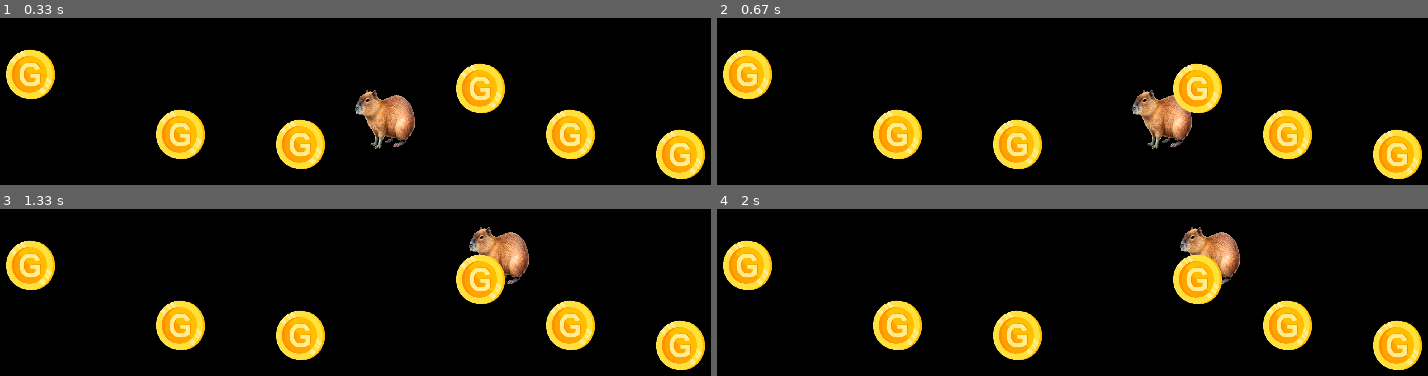
Above: before the commit, frames 1-4 (two rows, left to right).
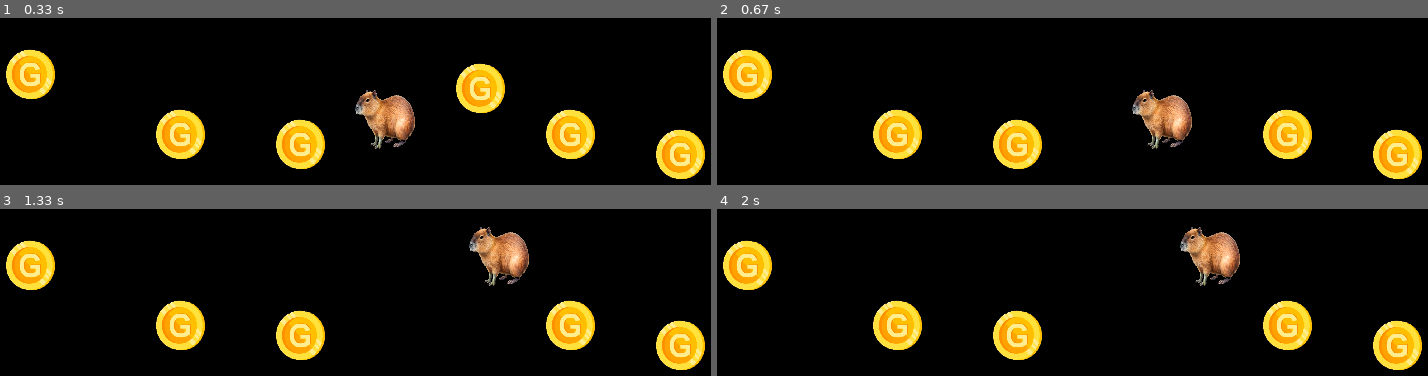
Above: after the commit, the same moments.

Repository: GonDragon/ahorcado-pygame
Game: pygame game, started from main.py
Same seed, same stepped clock (60 frames per second), same inputs: the game is played once before the commit and once after it.
Inputs:
- Up to frame 1 (0.33 s): no input
- Up to frame 2 (0.67 s): hold Right from 0.33 s (still down)
- Up to frame 3 (1.33 s): release Right at 0.8 s; hold Up 0.83-1.13 s; hold Right from 1.17 s (still down)
- Up to frame 4 (2 s): release Right at 1.63 s; hold Left from 1.67 s (still down)

Frame 1 is identical in both runs. In frame 2, 1.6% of the frame differs, in the area x 64-72%, y 26-57%; in frame 3, 1.6%; in frame 4, 1.6%.

Commit message:
Las monedas se pueden agarrar
El jugador colisiona con las monedas y estas desaparecen

Diff:
--- a/assets/moneda.py
+++ b/assets/moneda.py
@@ -18,7 +18,7 @@
                    ((ANCHO / 2) - 80, ALTO - (ALTO / 3) + 110),
                    ((ANCHO / 2) + 300, ALTO - (ALTO / 3) + 120)] # Lista de ubicaciones donde se generarán las monedas
     for x, y in ubicaciones:
-        obj = pygame.Rect(x, y, ANCHO, ALTO) # Crea un rectángulo en la posición especificada
+        obj = pygame.Rect(int(x), int(y), MONEDA["ancho"], MONEDA["alto"]) # Crea un rectángulo en la posición especificada
         MONEDA["posiciones"].append(obj) # Añade el rectángulo a la lista de posiciones de las monedas
     return MONEDA["posiciones"] # Devuelve la lista de rectángulos que representan las monedas
 
--- a/assets/personaje.py
+++ b/assets/personaje.py
@@ -31,12 +31,22 @@
 
 # ----------------- Creando al personaje -----------------
 def procesar_personaje():
-    x = ANCHO - (ANCHO / 2)  # Posición inicial en el centro de la pantalla
-    y = ALTO - (ALTO / 5) # Posición inicial en la parte inferior de la pantalla
-    ubicacion = pygame.Rect(x, y, PERSONAJE["ancho"], PERSONAJE["alto"])
+    x = int(ANCHO - (ANCHO / 2))  # Posición inicial en el centro/derecha de la pantalla
+    y = int(ALTO - (ALTO / 5)) # Posición inicial en la parte inferior de la pantalla
+    ubicacion = pygame.Rect(x, y, PERSONAJE["ancho"], PERSONAJE["alto"]) # Crea un rectángulo que representa al personaje
     return ubicacion  # Devuelve el rectángulo que representa al personaje
 
 # ----------------- Dibujando al personaje -----------------
 def dibujar_personaje(personaje):
     if PERSONAJE["imagen"]: # Verifica si la imagen del personaje está cargada
         VENTANA.blit(PERSONAJE["imagen"], personaje.topleft) # Dibuja la imagen del personaje en la ventana
+
+def colision_personaje(pj ,monedas):
+    #Verifica si el personaje colisiona con alguna moneda
+    sonido_moneda = pygame.mixer.Sound("assets/sonidos/coin.wav")
+    sonido_moneda.set_volume(0.3)  # Ajusta el volumen del sonido de la moneda
+    for moneda in monedas: # Recorre la lista de monedas
+        # Verifica si el rectángulo del personaje colisiona con el rectángulo de la moneda
+        if pj.colliderect(moneda):
+            sonido_moneda.play()
+            monedas.remove(moneda) # Elimina la moneda de la lista si hay colisión
--- a/main.py
+++ b/main.py
@@ -47,11 +47,13 @@
         # Arrancamos a dibujar. Borramos el frame anterior pintando de negro
         config.VENTANA.fill(config.NEGRO)
 
+        """Funciones del pj y la moneda"""
         personaje.procesar_evento(pj) #Funcion para que el personaje se mueva
         personaje.dibujar_personaje(pj) # Dibujamos el personaje
+        personaje.colision_personaje(pj, coin)
 
         moneda.dibujar_monedas(coin)
-
+        "------------------------------"
         pantallas.dibujar_juego(palabra_ganadora, letras_adivinadas, errores) # Encima dibujamos el juego del ahorcado
 
         termino = palabras.verificar_final(palabra_ganadora, letras_adivinadas, errores)
--- a/pruebas.py
+++ b/pruebas.py
@@ -1,5 +1,5 @@
 import pygame, config
-import personaje,pantallas,palabras
+import assets.personaje as personaje,pantallas,palabras
 
 pygame.quit() # Cierro el pygame para usarlo solo cuando sea necesario en las pruebas
 
Empty file added: assets/sonidos/__init__.py
Not shown, added: assets/sonidos/coin.wav
